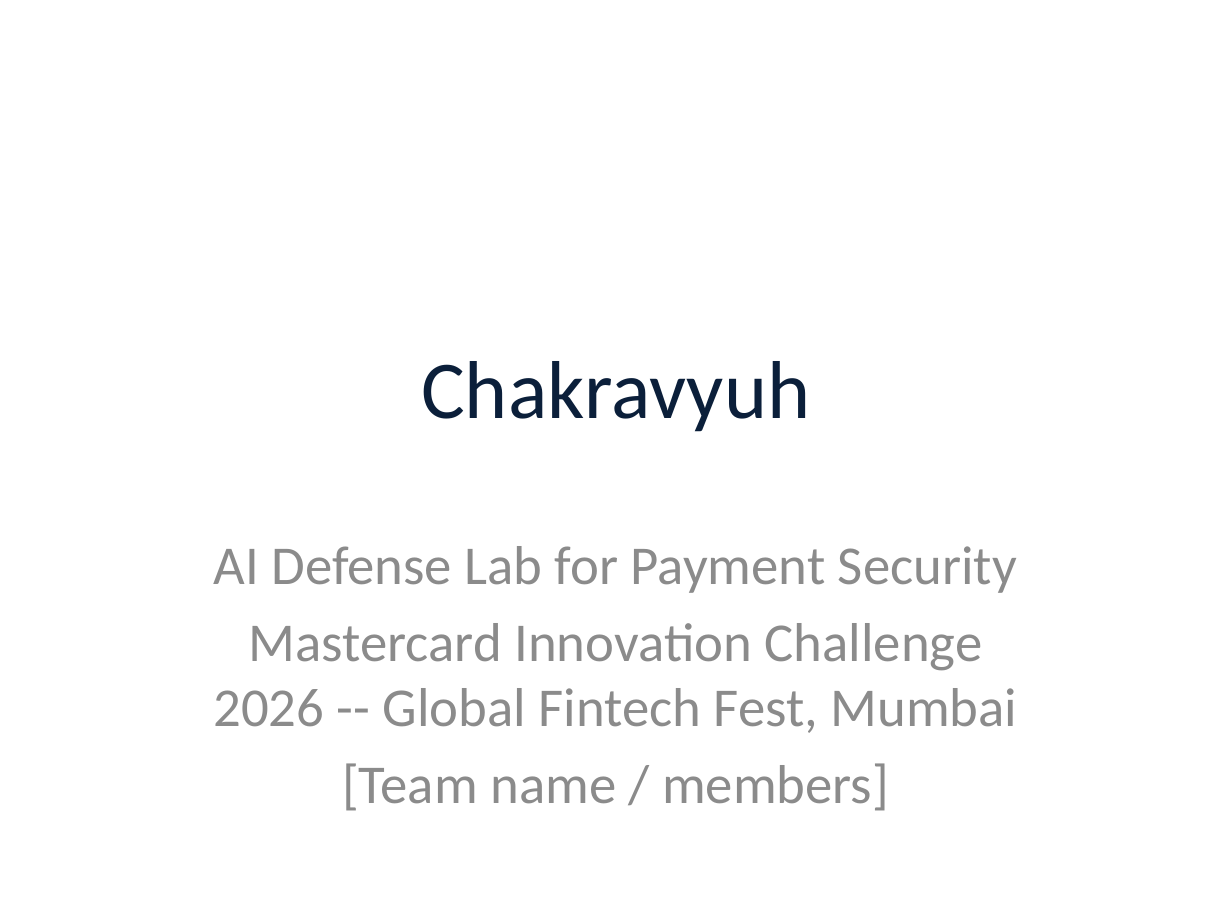
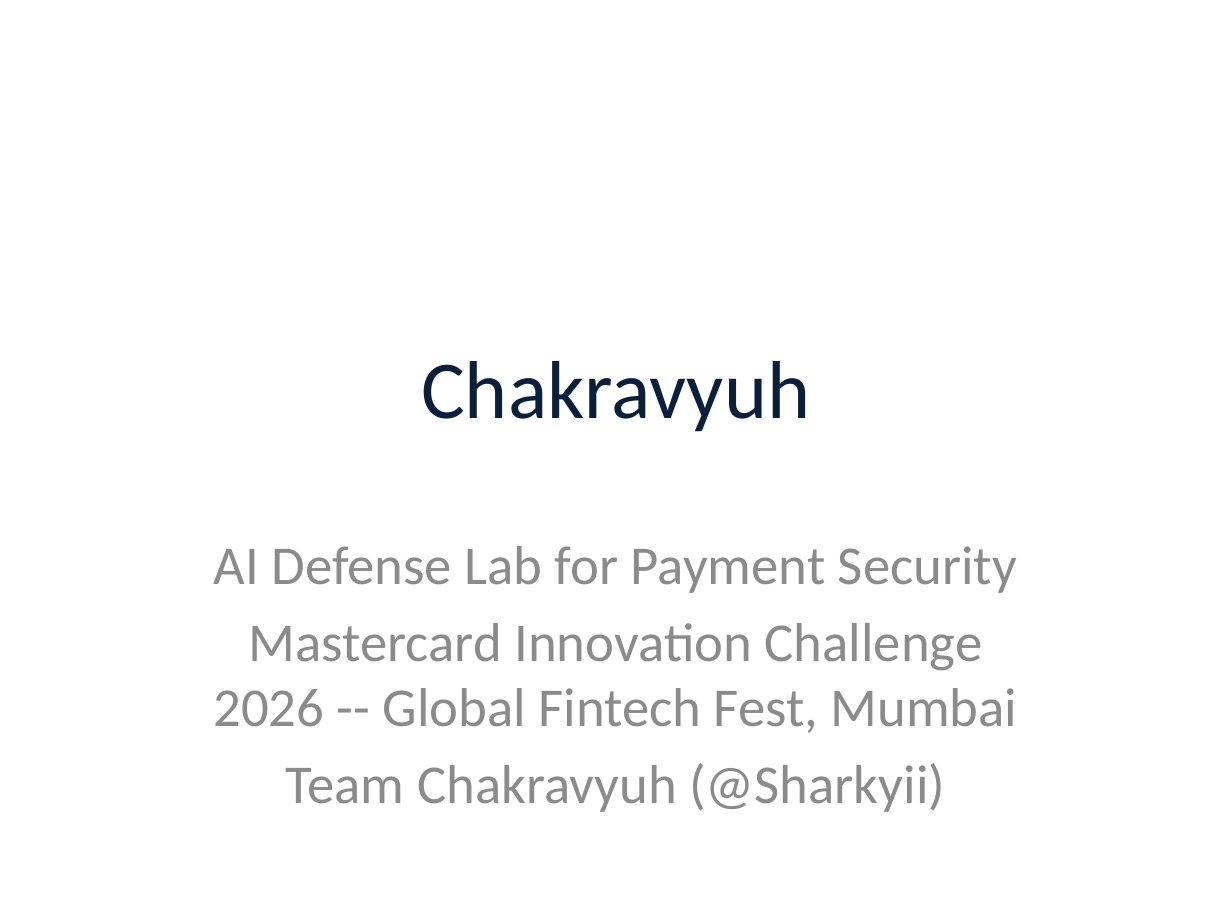
Before and after one commit to Sharkyii/Chakravyuh, a slide deck: slide 1 of docs/deck/chakravyuh-walkthrough.pptx. Drawn at 1232x924 pixels with LibreOffice and Linux fonts; fonts in the diff are those of the drawing. Boxes give left, top, right and bottom in pixels: in the first picture for what was removed or moved away, otherwise in the second. Text is boxed around its words. In the diff, an @@ line names an element or a change of style, - is before the commit and + after.

Commit message:
Update walkthrough deck with team name and Next.js frontend details

```diff
--- a/docs/deck/chakravyuh-walkthrough.pptx
+++ b/docs/deck/chakravyuh-walkthrough.pptx
@@ subtitle at [286,763,945,812]: text changed @@
-[Team name / members]
+Team Chakravyuh (@Sharkyii)
```
Also in this commit, not shown: 2 other slides changed, 1 other file.
